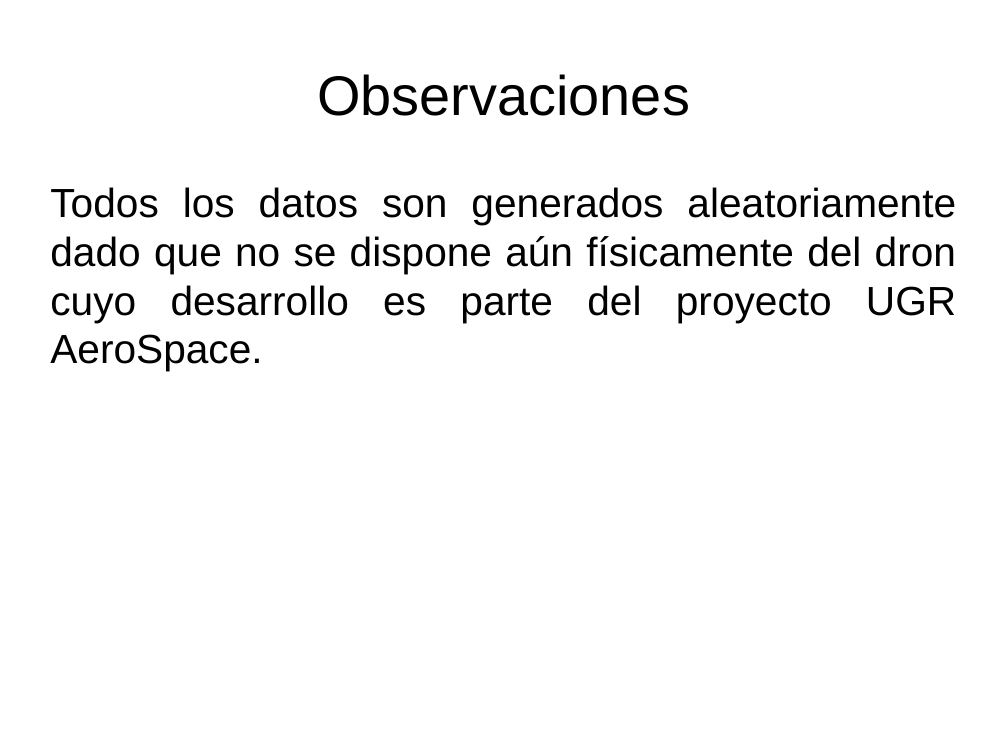
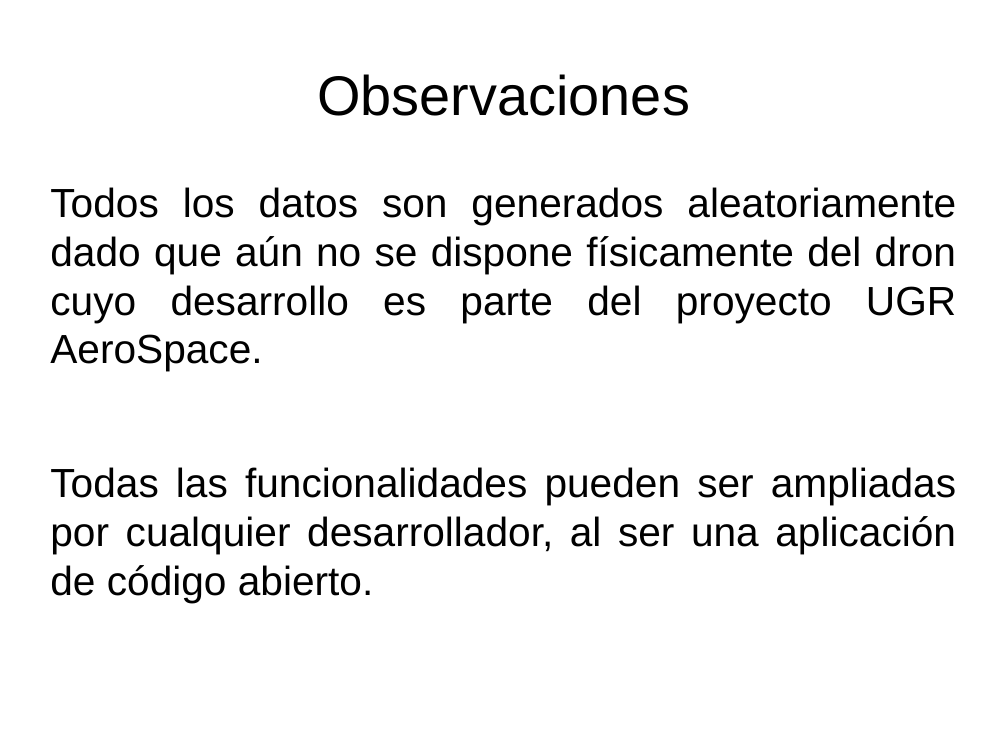
Before and after one commit to juanfranrv/PresentacionIV, a slide deck: slide 14 of presentacion.odp (slide 13 before the commit). Drawn at 1008x756 pixels with LibreOffice and Linux fonts; fonts in the diff are those of the drawing. Boxes give left, top, right and bottom in pixels: in the first picture for what was removed or moved away, otherwise in the second. Text is boxed around its words. In the diff, an @@ line names an element or a change of style, - is before the commit and + after.

```diff
--- a/presentacion.odp
+++ b/presentacion.odp
@@ text at [50,187,956,602]: text changed @@
-Todos los datos son generados aleatoriamente dado que no se dispone aún físicamente del dron cuyo desarrollo es parte del proyecto UGR AeroSpace.
+Todos los datos son generados aleatoriamente dado que aún no se dispone físicamente del dron cuyo desarrollo es parte del proyecto UGR AeroSpace.
+Todas las funcionalidades pueden ser ampliadas por cualquier desarrollador, al ser una aplicación de código abierto.
```
Also in this commit, not shown: 1 other slide changed, 1 slide added.
